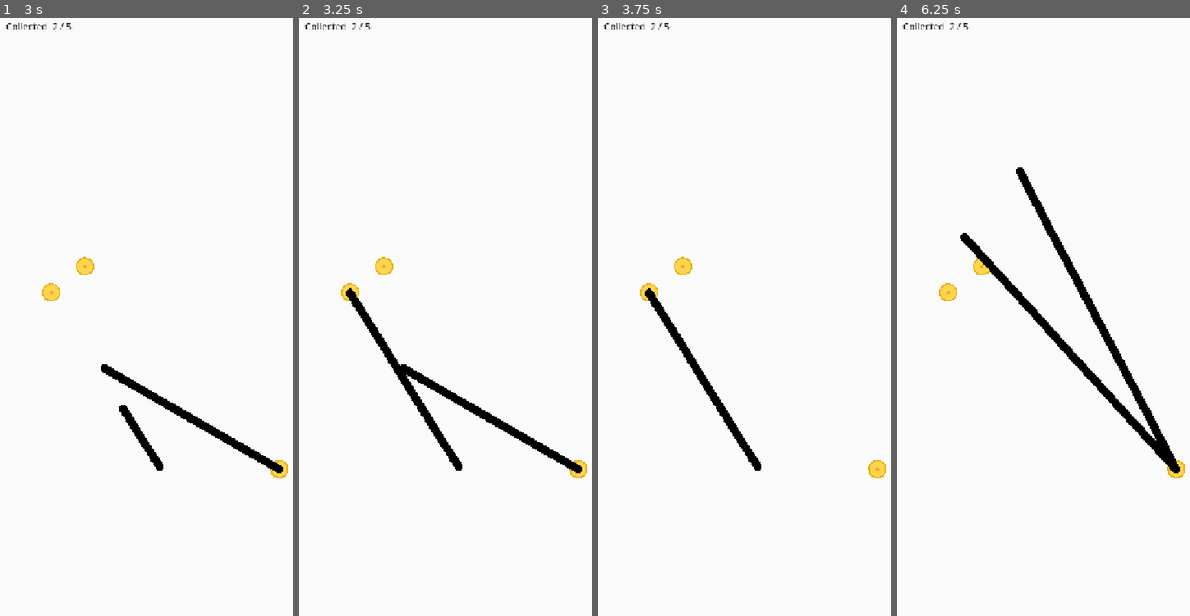
Above: before the commit, frames 1-4 (left to right).
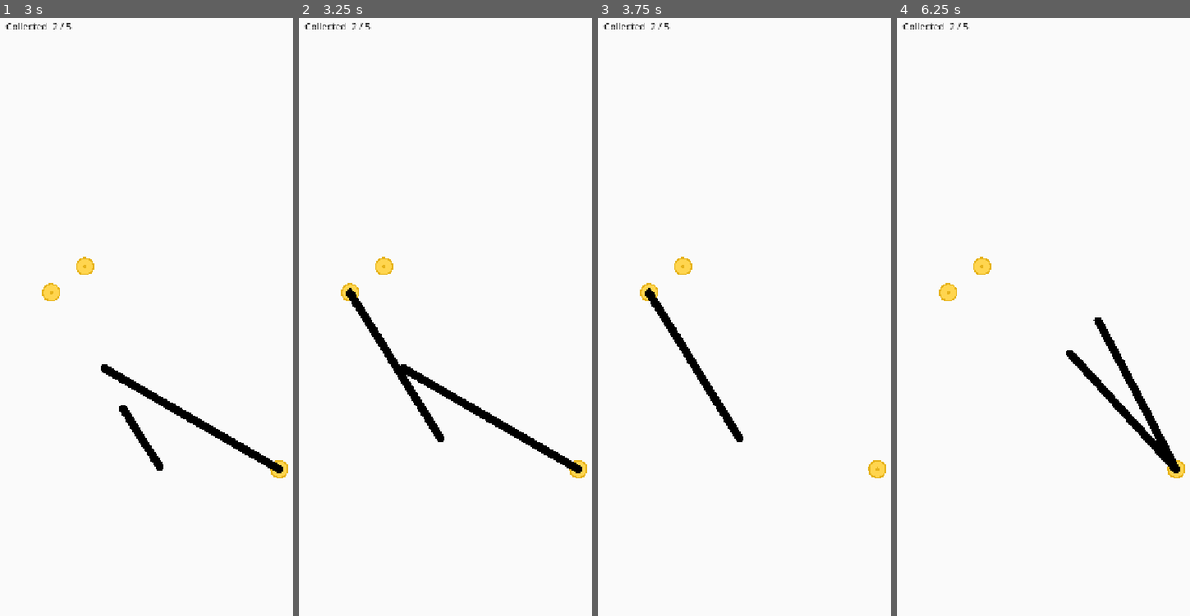
Above: after the commit, the same moments.

Repository: day-dreamer-11/bounce-line-
Game: Godot game, scene res://scenes/TrailDemo.tscn
The game is run twice, just before and just after one commit, with the same random seed, the same clock (stepped at 60 frames per second) and the same inputs.
Inputs (mouse positions are in pixels of both pictures, inside the frame that each line leads up to):
- Up to frame 1 (3 s): tap Enter at 0.5, 2.75 s; move the mouse to (260, 305) at 0.52 s; click (260, 305) at 0.67 s; drag from (105, 370) to (278, 466) at 1.27 s; tap Space at 2 s; move the mouse to (213, 191) at 2.02 s; click (213, 191) at 2.17 s; drag from (158, 466) to (49, 293) at 2.77 s
- Up to frame 2 (3.25 s): no input
- Up to frame 3 (3.75 s): move the mouse to (888, 436) at 3.52 s; click (888, 436) at 3.67 s
- Up to frame 4 (6.25 s): tap Space at 4.25 s; drag from (964, 239) to (1175, 466) at 4.27 s; move the mouse to (1093, 334) at 5.02 s; click (1093, 334) at 5.17 s; tap Enter at 5.75 s; drag from (1020, 173) to (1175, 466) at 5.77 s

Frame 1 is identical in both runs. In frame 2, 0.2% of the frame differs, in the area x 47-56%, y 70-76%; in frame 3, 0.2%; in frame 4, 1.5%, in the area x 21-70%, y 24-57%.

Commit message:
feat: Add 400px max length limit to stroke
Stroke tail gets trimmed when total distance exceeds 400px,
even before the 2s lifetime expires. FIFO removal maintains
the moving snake-like trail effect.

Co-Authored-By: Claude Opus 4.7 <noreply@anthropic.com>

Diff:
--- a/project.godot
+++ b/project.godot
@@ -27,6 +27,11 @@
 
 enabled=PackedStringArray("res://addons/godot_mcp/plugin.cfg")
 
+[gdscript]
+
+warnings/untyped_declaration=0
+warnings/inferred_declaration=0
+
 [input_devices]
 
 pointing/emulate_touch_from_mouse=true
@@ -35,8 +40,3 @@
 
 textures/canvas_textures/default_texture_filter=0
 renderer/rendering_method="mobile"
-
-[gdscript]
-
-warnings/untyped_declaration=0
-warnings/inferred_declaration=0
--- a/scripts/stroke.gd
+++ b/scripts/stroke.gd
@@ -4,8 +4,10 @@
 const LINE_WIDTH := 16.0
 const POINT_LIFETIME := 2.0
 const MIN_SAMPLE_DIST := 6.0
+const MAX_TOTAL_DIST := 400.0
 
 var _points: Array[Dictionary] = []
+var _total_dist: float = 0.0
 
 @onready var _line: Line2D = $Line2D
 @onready var _collision: CollisionPolygon2D = $StaticBody2D/CollisionPolygon2D
@@ -29,15 +31,22 @@
 
 
 func add_point(pos: Vector2, time: float) -> void:
-	if not _points.is_empty() and pos.distance_to(_points[-1].position) < MIN_SAMPLE_DIST:
-		return
+	if not _points.is_empty():
+		if pos.distance_to(_points[-1].position) < MIN_SAMPLE_DIST:
+			return
+		_total_dist += pos.distance_to(_points[-1].position)
 	_points.append({position = pos, time = time})
 
 
 ## Returns true when all points expired.
 func update_trail(now: float) -> bool:
+	# Remove expired points
 	while not _points.is_empty() and now - _points[0].time > POINT_LIFETIME:
-		_points.pop_front()
+		_pop_front()
+
+	# Limit total length — oldest segment gets trimmed first
+	while _total_dist > MAX_TOTAL_DIST and _points.size() >= 2:
+		_pop_front()
 
 	if _points.is_empty():
 		return true
@@ -84,3 +93,11 @@
 	var poly := left + right
 	_collision.polygon = poly
 	_collision.disabled = false
+
+
+func _pop_front() -> void:
+	if _points.size() < 2:
+		_points.pop_front()
+		return
+	_total_dist -= _points[0].position.distance_to(_points[1].position)
+	_points.pop_front()
